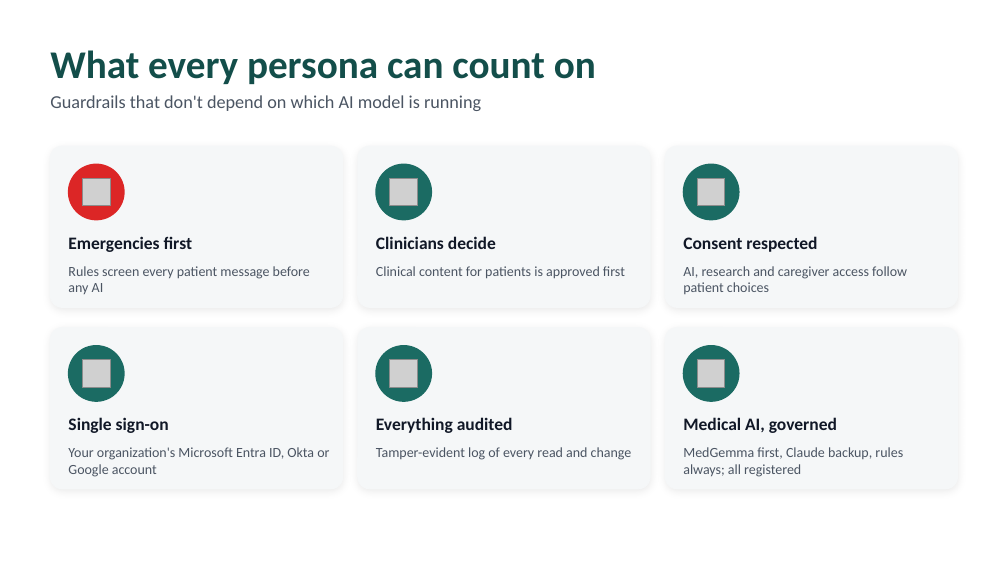
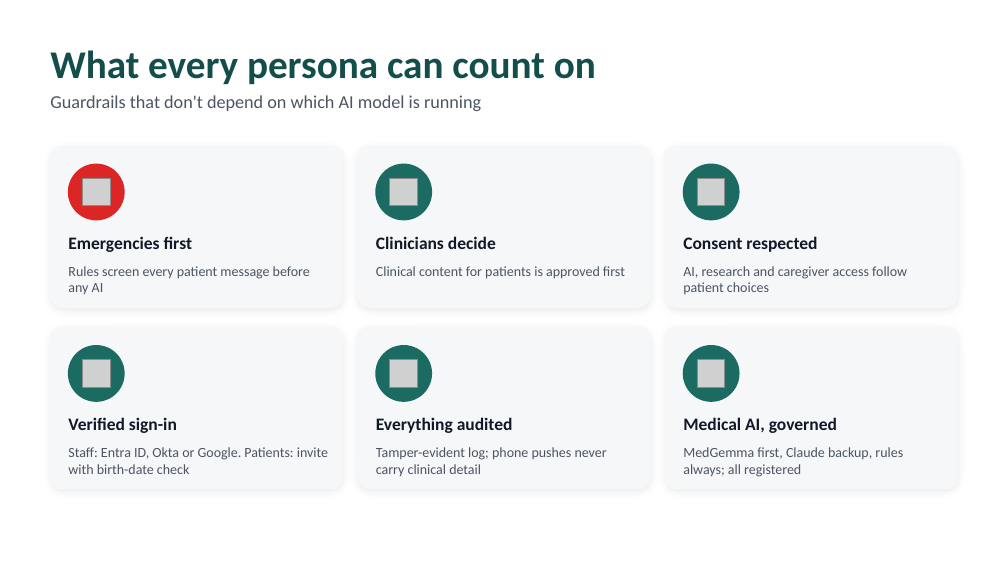
Before and after one commit to dilleeps/BioverseMyCare, a slide deck: slide 19 of docs/presentations/Bioverse-One-Personas.pptx (slide 17 before the commit). Drawn at 1008x567 pixels with LibreOffice and Linux fonts; fonts in the diff are those of the drawing; grey boxes stand for pictures. Boxes give left, top, right and bottom in pixels: in the first picture for what was removed or moved away, otherwise in the second. Text is boxed around its words. In the diff, an @@ line names an element or a change of style, - is before the commit and + after.

```diff
--- a/docs/presentations/Bioverse-One-Personas.pptx
+++ b/docs/presentations/Bioverse-One-Personas.pptx
@@ text at [68,417,177,433]: text changed @@
-Single sign-on
+Verified sign-in
@@ text at [68,447,328,474]: text changed @@
-Your organization's Microsoft Entra ID, Okta or Google account
+Staff: Entra ID, Okta or Google. Patients: invite with birth-date check
@@ text at [376,447,607,476]: text changed @@
-Tamper-evident log of every read and change
+Tamper-evident log; phone pushes never carry clinical detail
```
Also in this commit, not shown: 13 other slides changed, 2 slides added.
